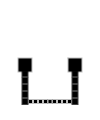
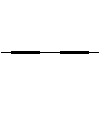
Two versions of the same layered image (100x120). Layer-by-layer changes:
painted on "Hintergrund" over (1, 51, 99, 105)
